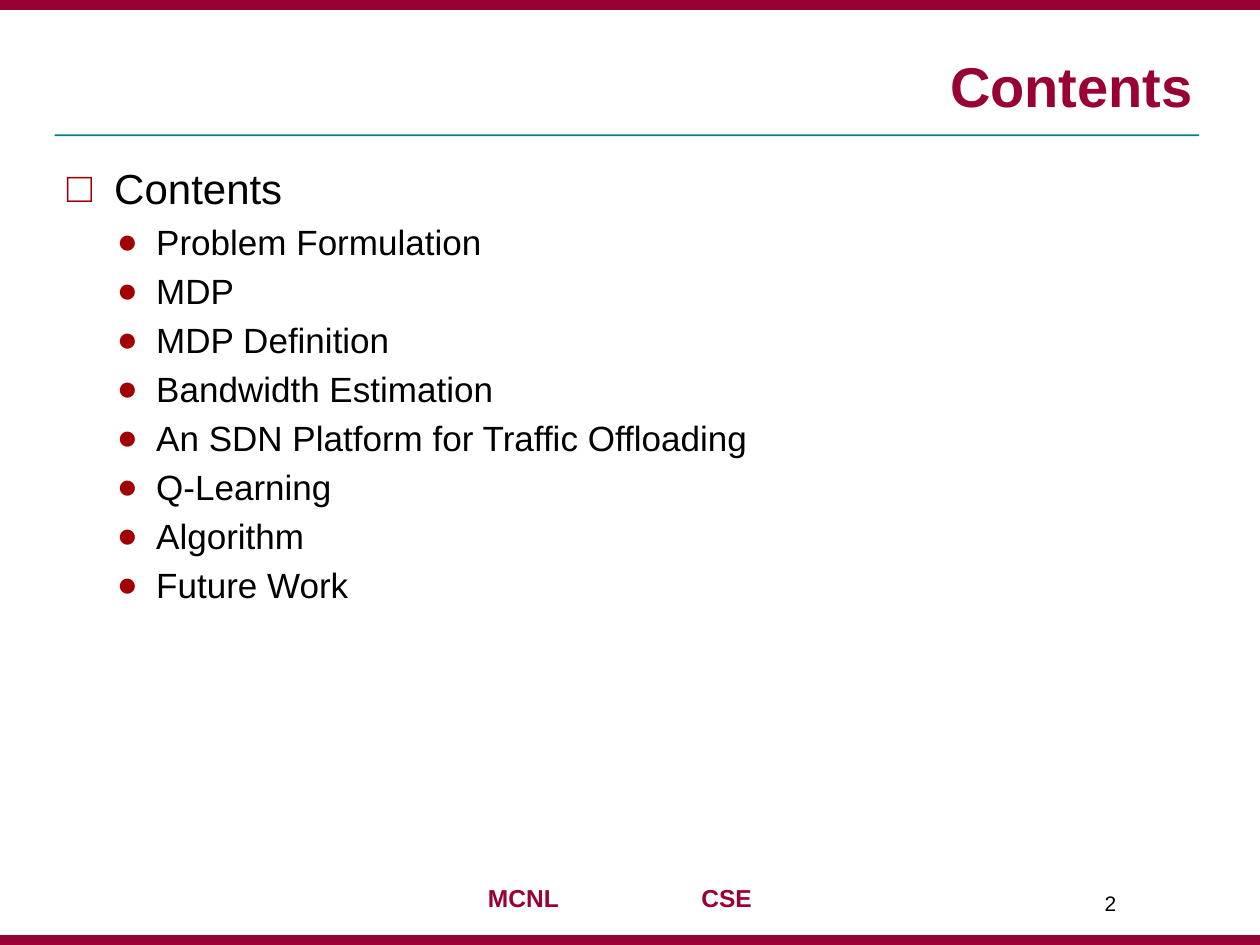
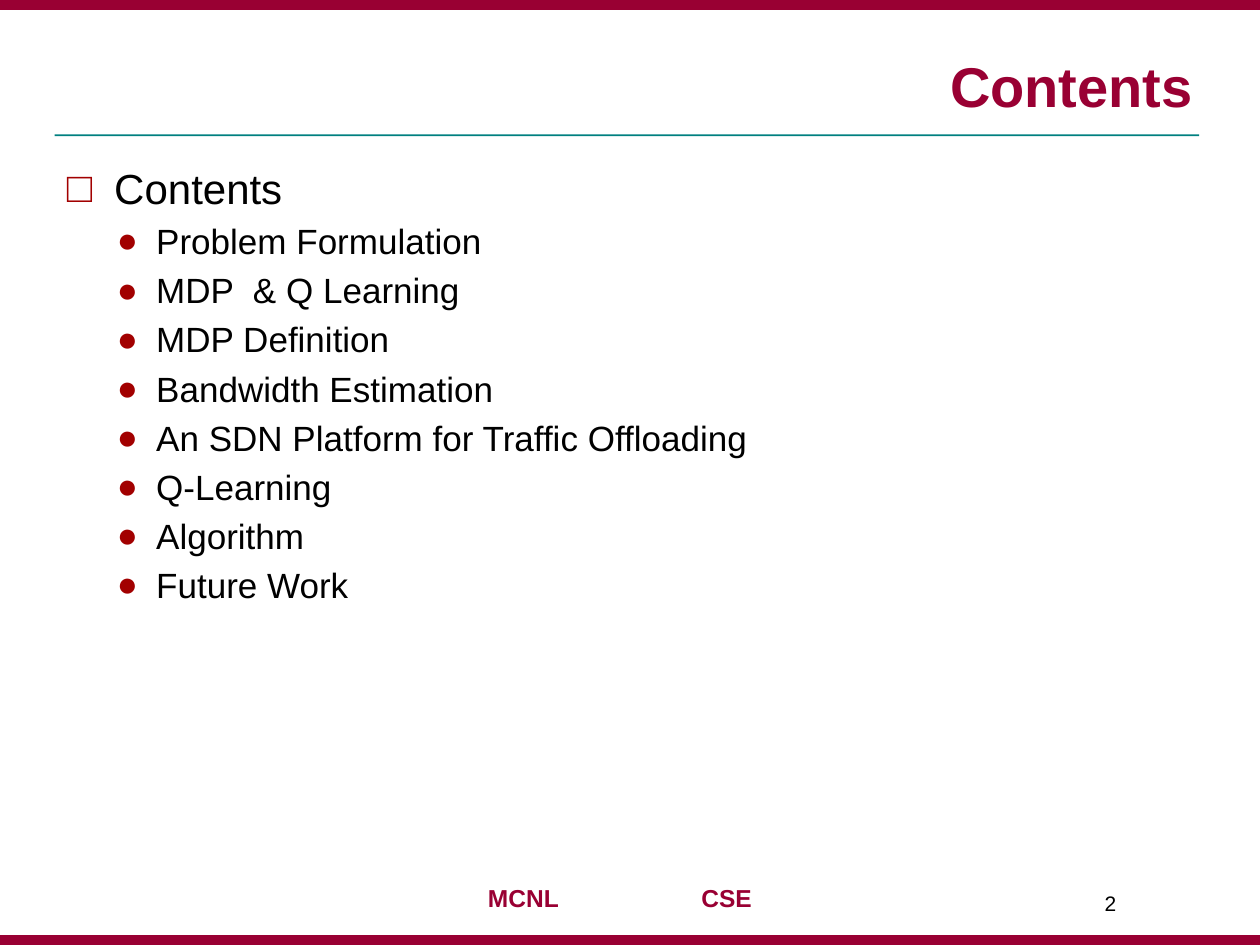
Before and after one commit to jaejunha/Paper, a slide deck: slide 2 of Daily(written_by_Korean)/180727.pptx. Drawn at 1260x945 pixels with LibreOffice and Linux fonts; fonts in the diff are those of the drawing; background and template pictures are left out. Boxes give left, top, right and bottom in pixels: in the first picture for what was removed or moved away, otherwise in the second. Text is boxed around its words. In the diff, an @@ line names an element or a change of style, - is before the commit and + after.

```diff
--- a/Daily(written_by_Korean)/180727.pptx
+++ b/Daily(written_by_Korean)/180727.pptx
@@ text at (156, 277, 459, 310): text changed @@
-  ● MDP
+  ● MDP & Q Learning
```
Also in this commit, not shown: 5 other slides changed, 1 other file.
